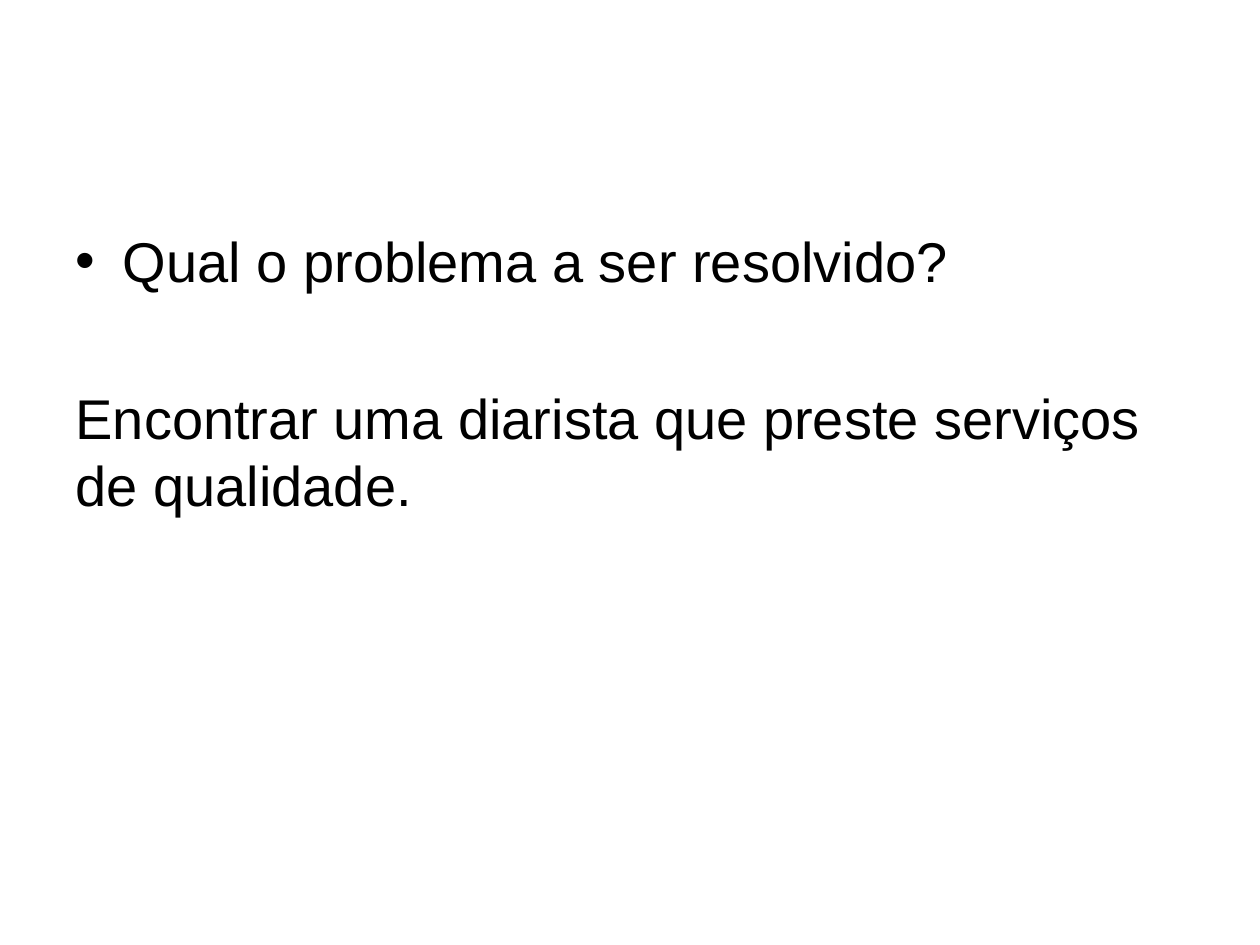
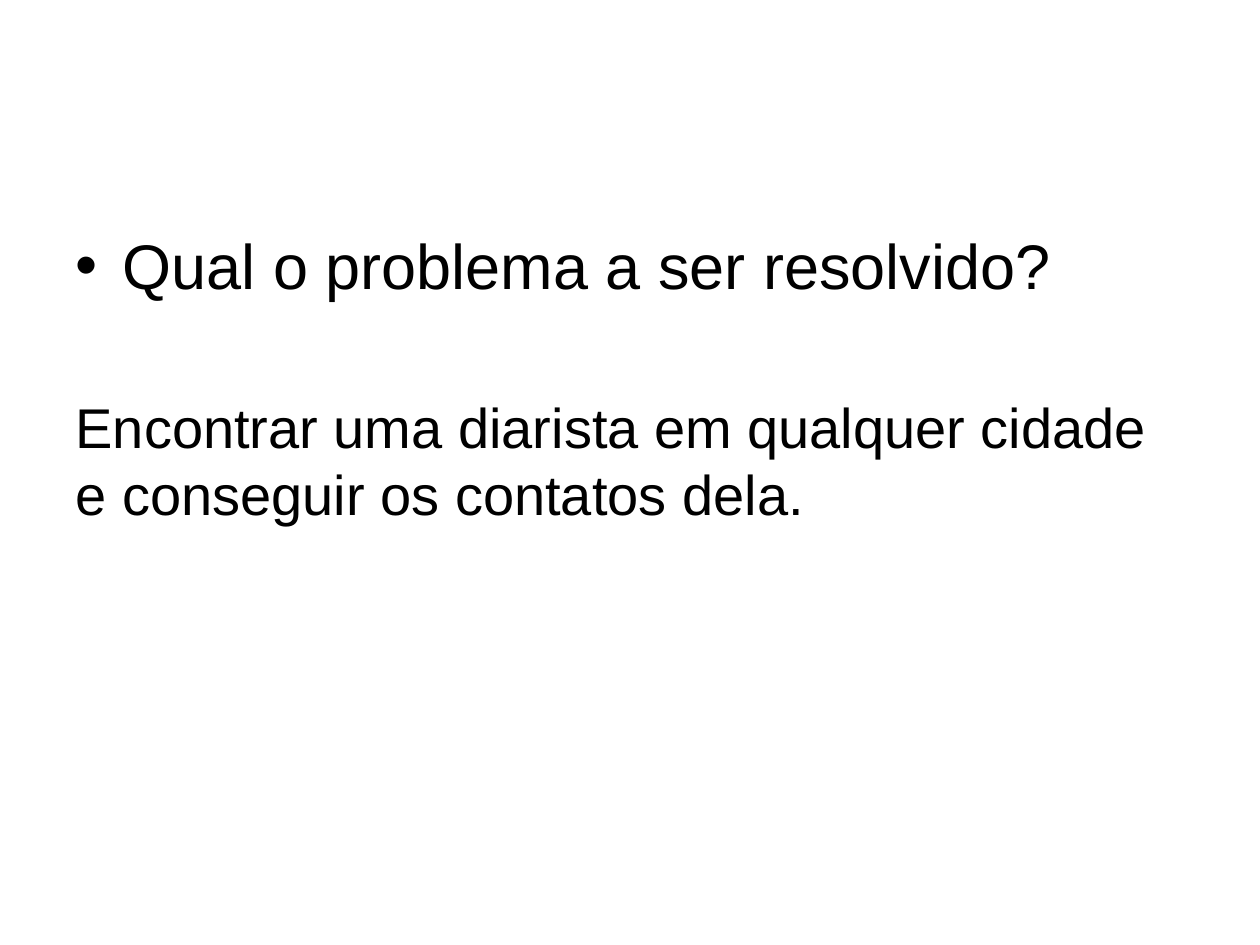
Before and after one commit to douglas-oliveira/Limpai, a slide deck: slide 2 of Docs/Projeto de software apresentação.pptx. Drawn at 1260x945 pixels with LibreOffice and Linux fonts; fonts in the diff are those of the drawing; background and template pictures are left out. Boxes give left, top, right and bottom in pixels: in the first picture for what was removed or moved away, otherwise in the second. Text is boxed around its words. In the diff, an @@ line names an element or a change of style, - is before the commit and + after.

```diff
--- a/Docs/Projeto de software apresentação.pptx
+++ b/Docs/Projeto de software apresentação.pptx
@@ text at [123, 243, 1050, 301]: size 32 to 36 pt in "Qual o problema a ser resolvido?" @@
@@ text at [76, 407, 1146, 526]: text changed @@
-Encontrar uma diarista que preste serviços de qualidade.
+Encontrar uma diarista em qualquer cidade e conseguir os contatos dela.
```
Also in this commit, not shown: 4 other slides changed.
